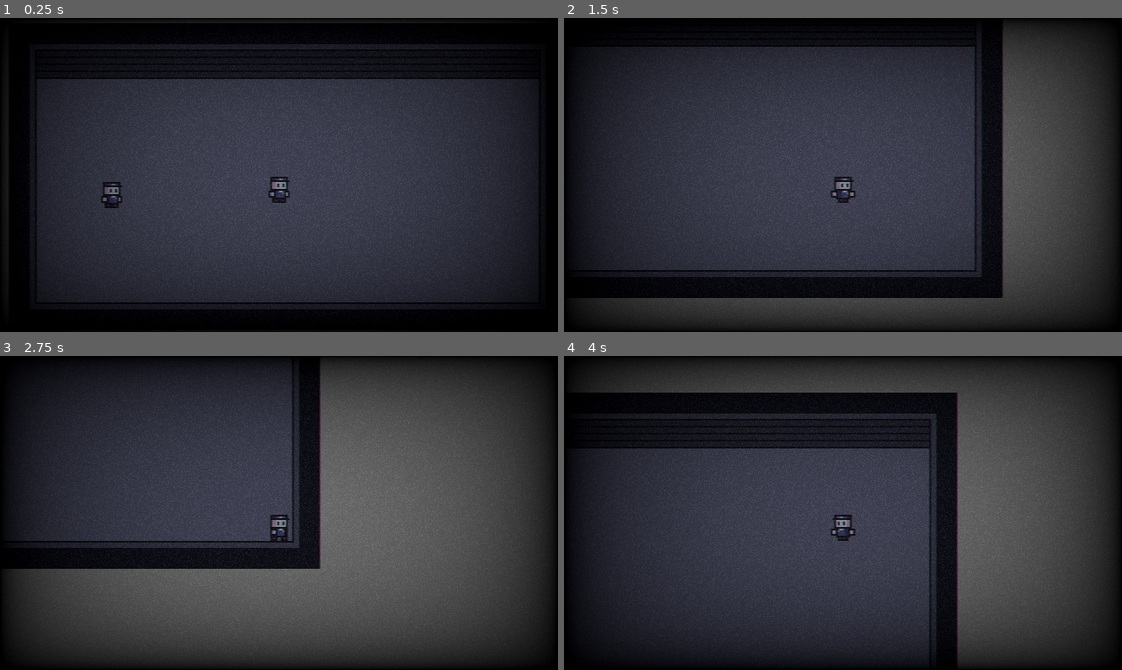
Above: before the commit, frames 1-4 (two rows, left to right).
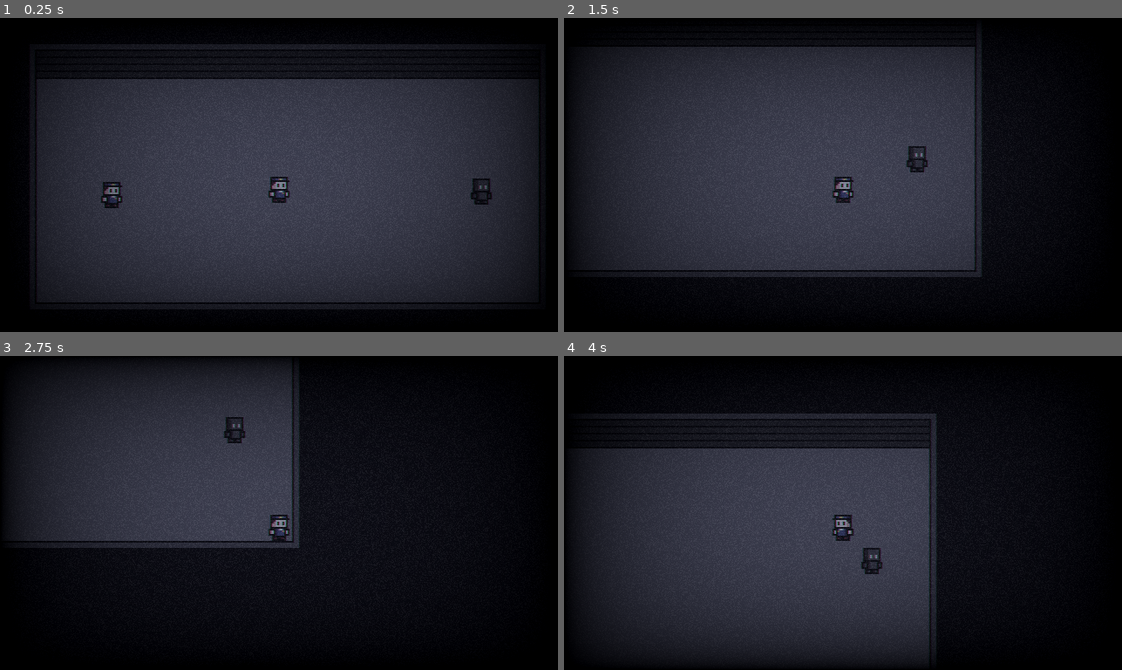
Above: after the commit, the same moments.

Repository: Iridynne/acerola-jam-0
Game: Godot game, scene res://levels/debug_level.tscn
Same seed, same stepped clock (60 frames per second), same inputs: the game is played once before the commit and once after it. Sound files missing from this copy of the repository are replaced by a short silence.
Inputs:
- Up to frame 1 (0.25 s): no input
- Up to frame 2 (1.5 s): tap Enter at 0.5 s; hold D (move_right) 0.53-1.28 s; hold E (advance_dialog) 0.53-1.28 s; hold S (move_down) from 1.28 s (still down); tap E (advance_dialog) at 1.35 s
- Up to frame 3 (2.75 s): release S (move_down) at 2.03 s; hold D (move_right) from 2.03 s (still down); hold E (advance_dialog) from 2.03 s (still down)
- Up to frame 4 (4 s): release D (move_right) at 2.78 s; release E (advance_dialog) at 2.78 s; hold W (move_up) 2.78-3.53 s; tap E (advance_dialog) at 2.85 s; hold A (move_left) from 3.53 s (still down); hold E (advance_dialog) from 3.53 s (still down)

The runs differ from the first frame. In frame 1, 0.4% of the frame differs, in the area x 0-89%, y 1-72%; in frame 2, 25%; in frame 3, 55%, in the area x 1-100%, y 1-99%; in frame 4, 33%.

Commit message:
Created enemy; Added camera background; Reorganized project

Diff:
--- a/camera/camera.tscn
+++ b/camera/camera.tscn
@@ -41,3 +41,18 @@
 anchor_bottom = 1.0
 grow_horizontal = 2
 grow_vertical = 2
+
+[node name="ColorRect" type="ColorRect" parent="."]
+z_index = -10
+anchors_preset = 8
+anchor_left = 0.5
+anchor_top = 0.5
+anchor_right = 0.5
+anchor_bottom = 0.5
+offset_left = -160.0
+offset_top = -90.0
+offset_right = 160.0
+offset_bottom = 90.0
+grow_horizontal = 2
+grow_vertical = 2
+color = Color(0.152941, 0.152941, 0.211765, 1)
--- a/debugging/test_interactable.gd
+++ b/debugging/test_interactable.gd
@@ -1,7 +1,7 @@
 extends Node2D
 
 @onready var interaction_area := $InteractionArea
-@onready var speech_sound = preload("res://entity/common/sounds/speech.wav")
+@onready var speech_sound = preload("res://entities/common/sounds/speech.wav")
 
 const lines: Array[String] = [
 	"Hey!",
--- a/debugging/test_interactable.tscn
+++ b/debugging/test_interactable.tscn
@@ -1,6 +1,6 @@
 [gd_scene load_steps=5 format=3 uid="uid://bpw4mtg8urv5r"]
 
-[ext_resource type="Texture2D" uid="uid://d1i874ejrs6rb" path="res://player/sprites/player.png" id="1_0icyh"]
+[ext_resource type="Texture2D" uid="uid://d1i874ejrs6rb" path="res://entities/player/sprites/player.png" id="1_0icyh"]
 [ext_resource type="Script" path="res://debugging/test_interactable.gd" id="1_r7c36"]
 [ext_resource type="PackedScene" uid="uid://box2apbcajaqv" path="res://interaction/interaction_area/interaction_area.tscn" id="3_pewk7"]
 
--- a/common/health_component/health_component.tscn
+++ b/entities/common/health_component/health_component.tscn
@@ -1,6 +1,6 @@
 [gd_scene load_steps=2 format=3 uid="uid://b6y8e2p30n8by"]
 
-[ext_resource type="Script" path="res://common/health_component/health_component.gd" id="1_864lj"]
+[ext_resource type="Script" path="res://entities/common/health_component/health_component.gd" id="1_864lj"]
 
 [node name="HealthComponent" type="Node"]
 script = ExtResource("1_864lj")
--- /dev/null
+++ b/entities/enemy/enemy.gd
@@ -0,0 +1,21 @@
+class_name Enemy
+extends CharacterBody2D
+
+@export var speed := 100
+
+@onready var health_component := $HealthComponent
+@onready var state_machine := $StateMachine
+
+func _ready():
+	health_component.damaged.connect(on_enemy_damaged)
+
+func _physics_process(delta):
+	move_and_slide()
+
+	if velocity.x > 0:
+		$AnimatedSprite2D.flip_h = false
+	elif velocity.x < 0:
+		$AnimatedSprite2D.flip_h = true
+
+func on_enemy_damaged(value: int):
+	state_machine.on_child_transition(state_machine.current_state, "hurt")
--- /dev/null
+++ b/entities/enemy/enemy.tscn
@@ -0,0 +1,106 @@
+[gd_scene load_steps=16 format=3 uid="uid://ht3qbs3avmjr"]
+
+[ext_resource type="Script" path="res://entities/enemy/enemy.gd" id="1_5f4td"]
+[ext_resource type="Script" path="res://entities/common/health_component/health_component.gd" id="2_mir1p"]
+[ext_resource type="Texture2D" uid="uid://d351ct7mq7dr" path="res://entities/enemy/sprites/enemy.png" id="2_n8keh"]
+[ext_resource type="Script" path="res://entities/common/states/state_machine.gd" id="3_q33f2"]
+[ext_resource type="Script" path="res://entities/enemy/states/enemy_idle.gd" id="4_bflh8"]
+[ext_resource type="Script" path="res://entities/enemy/states/enemy_move.gd" id="5_o4v55"]
+
+[sub_resource type="AtlasTexture" id="AtlasTexture_r6l8q"]
+atlas = ExtResource("2_n8keh")
+region = Rect2(0, 64, 32, 32)
+
+[sub_resource type="AtlasTexture" id="AtlasTexture_5kptb"]
+atlas = ExtResource("2_n8keh")
+region = Rect2(32, 64, 32, 32)
+
+[sub_resource type="AtlasTexture" id="AtlasTexture_kr8dm"]
+atlas = ExtResource("2_n8keh")
+region = Rect2(0, 0, 32, 32)
+
+[sub_resource type="AtlasTexture" id="AtlasTexture_6tc4h"]
+atlas = ExtResource("2_n8keh")
+region = Rect2(0, 32, 32, 32)
+
+[sub_resource type="AtlasTexture" id="AtlasTexture_x7il4"]
+atlas = ExtResource("2_n8keh")
+region = Rect2(32, 32, 32, 32)
+
+[sub_resource type="AtlasTexture" id="AtlasTexture_ptes2"]
+atlas = ExtResource("2_n8keh")
+region = Rect2(64, 32, 32, 32)
+
+[sub_resource type="AtlasTexture" id="AtlasTexture_cce01"]
+atlas = ExtResource("2_n8keh")
+region = Rect2(96, 32, 32, 32)
+
+[sub_resource type="SpriteFrames" id="SpriteFrames_s3p2s"]
+animations = [{
+"frames": [{
+"duration": 1.0,
+"texture": SubResource("AtlasTexture_r6l8q")
+}, {
+"duration": 1.0,
+"texture": SubResource("AtlasTexture_5kptb")
+}],
+"loop": true,
+"name": &"hurt",
+"speed": 8.0
+}, {
+"frames": [{
+"duration": 1.0,
+"texture": SubResource("AtlasTexture_kr8dm")
+}],
+"loop": true,
+"name": &"idle",
+"speed": 8.0
+}, {
+"frames": [{
+"duration": 1.0,
+"texture": SubResource("AtlasTexture_6tc4h")
+}, {
+"duration": 1.0,
+"texture": SubResource("AtlasTexture_x7il4")
+}, {
+"duration": 1.0,
+"texture": SubResource("AtlasTexture_ptes2")
+}, {
+"duration": 1.0,
+"texture": SubResource("AtlasTexture_cce01")
+}],
+"loop": true,
+"name": &"move",
+"speed": 8.0
+}]
+
+[sub_resource type="CapsuleShape2D" id="CapsuleShape2D_83kv1"]
+radius = 6.0
+height = 14.0
+
+[node name="Enemy" type="CharacterBody2D" groups=["enemy"]]
+script = ExtResource("1_5f4td")
+
+[node name="AnimatedSprite2D" type="AnimatedSprite2D" parent="."]
+sprite_frames = SubResource("SpriteFrames_s3p2s")
+animation = &"idle"
+
+[node name="CollisionShape2D" type="CollisionShape2D" parent="."]
+position = Vector2(0, 9)
+shape = SubResource("CapsuleShape2D_83kv1")
+
+[node name="HealthComponent" type="Node" parent="."]
+script = ExtResource("2_mir1p")
+
+[node name="StateMachine" type="Node" parent="." node_paths=PackedStringArray("initial_state")]
+script = ExtResource("3_q33f2")
+initial_state = NodePath("Idle")
+
+[node name="Idle" type="Node" parent="StateMachine" node_paths=PackedStringArray("sprite")]
+script = ExtResource("4_bflh8")
+sprite = NodePath("../../AnimatedSprite2D")
+
+[node name="Move" type="Node" parent="StateMachine" node_paths=PackedStringArray("enemy", "sprite")]
+script = ExtResource("5_o4v55")
+enemy = NodePath("../..")
+sprite = NodePath("../../AnimatedSprite2D")
--- /dev/null
+++ b/entities/enemy/states/enemy_idle.gd
@@ -0,0 +1,12 @@
+class_name EnemyIdle
+extends State
+
+@export var sprite: AnimatedSprite2D
+
+func enter():
+	print("Enemy entered state: " + name.to_lower())
+	sprite.play("idle")
+	pass
+
+func update(_delta: float):
+	pass
--- /dev/null
+++ b/entities/enemy/states/enemy_move.gd
@@ -0,0 +1,21 @@
+class_name EnemyMove
+extends State
+
+@export var enemy: Enemy
+@export var sprite: AnimatedSprite2D
+
+var direction
+
+func enter():
+	print("Enemy entered state: " + name.to_lower())
+	sprite.play("walk")
+	pass
+
+func update(_delta: float):
+	pass
+
+func physics_update(delta: float):
+	pass
+
+func exit():
+	pass
--- /dev/null
+++ b/entities/player/player.tscn
@@ -0,0 +1,117 @@
+[gd_scene load_steps=18 format=3 uid="uid://cdmf24rrpgcwh"]
+
+[ext_resource type="Script" path="res://entities/common/states/state_machine.gd" id="1_mhxim"]
+[ext_resource type="Script" path="res://entities/player/player.gd" id="1_xxalr"]
+[ext_resource type="Texture2D" uid="uid://d1i874ejrs6rb" path="res://entities/player/sprites/player.png" id="1_y2cof"]
+[ext_resource type="PackedScene" uid="uid://dodt5cesi7jvv" path="res://camera/camera.tscn" id="2_lowok"]
+[ext_resource type="Script" path="res://entities/player/states/player_idle.gd" id="2_ojeyt"]
+[ext_resource type="Script" path="res://entities/player/states/player_move.gd" id="3_aodc5"]
+[ext_resource type="PackedScene" uid="uid://b6y8e2p30n8by" path="res://entities/common/health_component/health_component.tscn" id="3_jur7g"]
+[ext_resource type="Script" path="res://entities/player/states/player_hurt.gd" id="8_bb587"]
+
+[sub_resource type="AtlasTexture" id="AtlasTexture_l1ta0"]
+atlas = ExtResource("1_y2cof")
+region = Rect2(0, 64, 32, 32)
+
+[sub_resource type="AtlasTexture" id="AtlasTexture_0jeko"]
+atlas = ExtResource("1_y2cof")
+region = Rect2(32, 64, 32, 32)
+
+[sub_resource type="AtlasTexture" id="AtlasTexture_wia8h"]
+atlas = ExtResource("1_y2cof")
+region = Rect2(0, 0, 32, 32)
+
+[sub_resource type="AtlasTexture" id="AtlasTexture_r31sw"]
+atlas = ExtResource("1_y2cof")
+region = Rect2(0, 32, 32, 32)
+
+[sub_resource type="AtlasTexture" id="AtlasTexture_0bn0b"]
+atlas = ExtResource("1_y2cof")
+region = Rect2(32, 32, 32, 32)
+
+[sub_resource type="AtlasTexture" id="AtlasTexture_wwdsp"]
+atlas = ExtResource("1_y2cof")
+region = Rect2(64, 32, 32, 32)
+
+[sub_resource type="AtlasTexture" id="AtlasTexture_g7dyd"]
+atlas = ExtResource("1_y2cof")
+region = Rect2(96, 32, 32, 32)
+
+[sub_resource type="SpriteFrames" id="SpriteFrames_8wpxw"]
+animations = [{
+"frames": [{
+"duration": 1.0,
+"texture": SubResource("AtlasTexture_l1ta0")
+}, {
+"duration": 1.0,
+"texture": SubResource("AtlasTexture_0jeko")
+}],
+"loop": false,
+"name": &"hurt",
+"speed": 8.0
+}, {
+"frames": [{
+"duration": 1.0,
+"texture": SubResource("AtlasTexture_wia8h")
+}],
+"loop": true,
+"name": &"idle",
+"speed": 8.0
+}, {
+"frames": [{
+"duration": 1.0,
+"texture": SubResource("AtlasTexture_r31sw")
+}, {
+"duration": 1.0,
+"texture": SubResource("AtlasTexture_0bn0b")
+}, {
+"duration": 1.0,
+"texture": SubResource("AtlasTexture_wwdsp")
+}, {
+"duration": 1.0,
+"texture": SubResource("AtlasTexture_g7dyd")
+}],
+"loop": true,
+"name": &"move",
+"speed": 8.0
+}]
+
+[sub_resource type="CapsuleShape2D" id="CapsuleShape2D_437jv"]
+radius = 6.0
+height = 14.0
+
+[node name="Player" type="CharacterBody2D" groups=["player"]]
+y_sort_enabled = true
+collision_layer = 2
+script = ExtResource("1_xxalr")
+
+[node name="Camera" parent="." instance=ExtResource("2_lowok")]
+
+[node name="AnimatedSprite2D" type="AnimatedSprite2D" parent="."]
+sprite_frames = SubResource("SpriteFrames_8wpxw")
+animation = &"move"
+
+[node name="CollisionShape2D" type="CollisionShape2D" parent="."]
+position = Vector2(0, 9)
+shape = SubResource("CapsuleShape2D_437jv")
+
+[node name="HealthComponent" parent="." instance=ExtResource("3_jur7g")]
+
+[node name="StateMachine" type="Node" parent="." node_paths=PackedStringArray("initial_state")]
+script = ExtResource("1_mhxim")
+initial_state = NodePath("Idle")
+
+[node name="Idle" type="Node" parent="StateMachine" node_paths=PackedStringArray("sprite")]
+script = ExtResource("2_ojeyt")
+sprite = NodePath("../../AnimatedSprite2D")
+
+[node name="Move" type="Node" parent="StateMachine" node_paths=PackedStringArray("player", "sprite")]
+script = ExtResource("3_aodc5")
+player = NodePath("../..")
+sprite = NodePath("../../AnimatedSprite2D")
+
+[node name="Hurt" type="Node" parent="StateMachine" node_paths=PackedStringArray("sprite")]
+script = ExtResource("8_bb587")
+sprite = NodePath("../../AnimatedSprite2D")
+
+[connection signal="damaged" from="HealthComponent" to="." method="_on_health_component_damaged"]
--- a/player/states/player_move.gd
+++ b/entities/player/states/player_move.gd
@@ -6,7 +6,7 @@
 
 func enter():
 	print("Player entered state: " + name.to_lower())
-	sprite.play("walk")
+	sprite.play("move")
 	pass
 
 func update(_delta: float):
--- a/levels/debug_level.tscn
+++ b/levels/debug_level.tscn
@@ -1,8 +1,9 @@
-[gd_scene load_steps=6 format=3 uid="uid://cpolwfeuboyl8"]
+[gd_scene load_steps=7 format=3 uid="uid://cpolwfeuboyl8"]
 
-[ext_resource type="PackedScene" uid="uid://cdmf24rrpgcwh" path="res://player/player.tscn" id="1_ra6ii"]
+[ext_resource type="PackedScene" uid="uid://cdmf24rrpgcwh" path="res://entities/player/player.tscn" id="1_ra6ii"]
 [ext_resource type="Texture2D" uid="uid://djrsy2qt6t6i6" path="res://tilesets/warehouse.png" id="1_x77pv"]
 [ext_resource type="PackedScene" uid="uid://bpw4mtg8urv5r" path="res://debugging/test_interactable.tscn" id="3_qckkx"]
+[ext_resource type="PackedScene" uid="uid://ht3qbs3avmjr" path="res://entities/enemy/enemy.tscn" id="4_wvkdu"]
 
 [sub_resource type="TileSetAtlasSource" id="TileSetAtlasSource_xvj0o"]
 texture = ExtResource("1_x77pv")
@@ -74,3 +75,6 @@
 
 [node name="TestInteractable" parent="." instance=ExtResource("3_qckkx")]
 position = Vector2(59, 90)
+
+[node name="Enemy" parent="." instance=ExtResource("4_wvkdu")]
+position = Vector2(271, 88)
--- a/player/player.tscn
+++ /dev/null
@@ -1,117 +0,0 @@
-[gd_scene load_steps=18 format=3 uid="uid://cdmf24rrpgcwh"]
-
-[ext_resource type="Script" path="res://common/states/state_machine.gd" id="1_mhxim"]
-[ext_resource type="Script" path="res://player/player.gd" id="1_xxalr"]
-[ext_resource type="Texture2D" uid="uid://d1i874ejrs6rb" path="res://player/sprites/player.png" id="1_y2cof"]
-[ext_resource type="PackedScene" uid="uid://dodt5cesi7jvv" path="res://camera/camera.tscn" id="2_lowok"]
-[ext_resource type="Script" path="res://player/states/player_idle.gd" id="2_ojeyt"]
-[ext_resource type="Script" path="res://player/states/player_move.gd" id="3_aodc5"]
-[ext_resource type="PackedScene" uid="uid://b6y8e2p30n8by" path="res://common/health_component/health_component.tscn" id="3_jur7g"]
-[ext_resource type="Script" path="res://player/states/player_hurt.gd" id="8_bb587"]
-
-[sub_resource type="AtlasTexture" id="AtlasTexture_l1ta0"]
-atlas = ExtResource("1_y2cof")
-region = Rect2(0, 64, 32, 32)
-
-[sub_resource type="AtlasTexture" id="AtlasTexture_0jeko"]
-atlas = ExtResource("1_y2cof")
-region = Rect2(32, 64, 32, 32)
-
-[sub_resource type="AtlasTexture" id="AtlasTexture_wia8h"]
-atlas = ExtResource("1_y2cof")
-region = Rect2(0, 0, 32, 32)
-
-[sub_resource type="AtlasTexture" id="AtlasTexture_r31sw"]
-atlas = ExtResource("1_y2cof")
-region = Rect2(0, 32, 32, 32)
-
-[sub_resource type="AtlasTexture" id="AtlasTexture_0bn0b"]
-atlas = ExtResource("1_y2cof")
-region = Rect2(32, 32, 32, 32)
-
-[sub_resource type="AtlasTexture" id="AtlasTexture_wwdsp"]
-atlas = ExtResource("1_y2cof")
-region = Rect2(64, 32, 32, 32)
-
-[sub_resource type="AtlasTexture" id="AtlasTexture_g7dyd"]
-atlas = ExtResource("1_y2cof")
-region = Rect2(96, 32, 32, 32)
-
-[sub_resource type="SpriteFrames" id="SpriteFrames_8wpxw"]
-animations = [{
-"frames": [{
-"duration": 1.0,
-"texture": SubResource("AtlasTexture_l1ta0")
-}, {
-"duration": 1.0,
-"texture": SubResource("AtlasTexture_0jeko")
-}],
-"loop": false,
-"name": &"hurt",
-"speed": 8.0
-}, {
-"frames": [{
-"duration": 1.0,
-"texture": SubResource("AtlasTexture_wia8h")
-}],
-"loop": true,
-"name": &"idle",
-"speed": 8.0
-}, {
-"frames": [{
-"duration": 1.0,
-"texture": SubResource("AtlasTexture_r31sw")
-}, {
-"duration": 1.0,
-"texture": SubResource("AtlasTexture_0bn0b")
-}, {
-"duration": 1.0,
-"texture": SubResource("AtlasTexture_wwdsp")
-}, {
-"duration": 1.0,
-"texture": SubResource("AtlasTexture_g7dyd")
-}],
-"loop": true,
-"name": &"walk",
-"speed": 8.0
-}]
-
-[sub_resource type="CapsuleShape2D" id="CapsuleShape2D_437jv"]
-radius = 6.0
-height = 14.0
-
-[node name="Player" type="CharacterBody2D" groups=["player"]]
-y_sort_enabled = true
-collision_layer = 2
-script = ExtResource("1_xxalr")
-
-[node name="Camera" parent="." instance=ExtResource("2_lowok")]
-
-[node name="AnimatedSprite2D" type="AnimatedSprite2D" parent="."]
-sprite_frames = SubResource("SpriteFrames_8wpxw")
-animation = &"walk"
-
-[node name="CollisionShape2D" type="CollisionShape2D" parent="."]
-position = Vector2(0, 9)
-shape = SubResource("CapsuleShape2D_437jv")
-
-[node name="HealthComponent" parent="." instance=ExtResource("3_jur7g")]
-
-[node name="StateMachine" type="Node" parent="." node_paths=PackedStringArray("initial_state")]
-script = ExtResource("1_mhxim")
-initial_state = NodePath("Idle")
-
-[node name="Idle" type="Node" parent="StateMachine" node_paths=PackedStringArray("sprite")]
-script = ExtResource("2_ojeyt")
-sprite = NodePath("../../AnimatedSprite2D")
-
-[node name="Move" type="Node" parent="StateMachine" node_paths=PackedStringArray("player", "sprite")]
-script = ExtResource("3_aodc5")
-player = NodePath("../..")
-sprite = NodePath("../../AnimatedSprite2D")
-
-[node name="Hurt" type="Node" parent="StateMachine" node_paths=PackedStringArray("sprite")]
-script = ExtResource("8_bb587")
-sprite = NodePath("../../AnimatedSprite2D")
-
-[connection signal="damaged" from="HealthComponent" to="." method="_on_health_component_damaged"]
Renamed: common/health_component/health_component.gd -> entities/common/health_component/health_component.gd
Not shown, changed: entities/common/sounds/speech.wav.import
Renamed: common/states/state.gd -> entities/common/states/state.gd
Renamed: common/states/state_machine.gd -> entities/common/states/state_machine.gd
Binary file added: entities/enemy/sprites/enemy.png
Not shown, added: entities/enemy/sprites/enemy.png.import
Renamed: player/player.gd -> entities/player/player.gd
Binary file added: entities/player/sprites/player.png
Not shown, changed: entities/player/sprites/player.png.import
Renamed: player/states/player_hurt.gd -> entities/player/states/player_hurt.gd
Renamed: player/states/player_idle.gd -> entities/player/states/player_idle.gd
Binary file removed: player/sprites/player.png
(and 3 more such lines)
